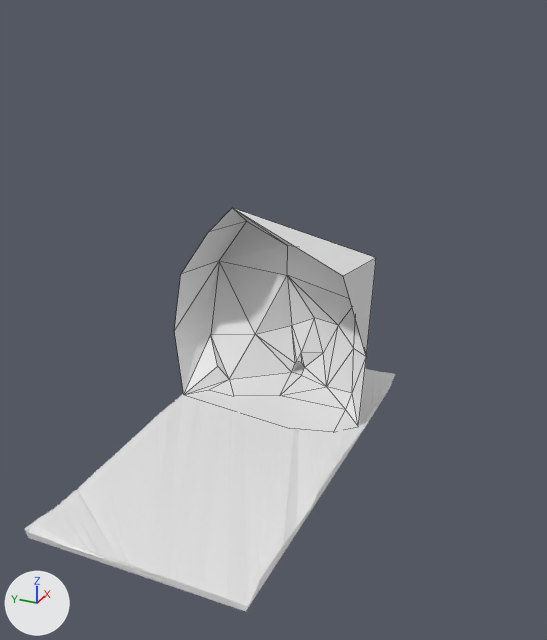
The Blender file assets/models/environment/scenes/seaofmetal/basin_floor.blend, before and after one commit.
Camera for both pictures: a 50 mm camera at (-759.0, -389.0, 573.0) aimed at (33.0, -33.0, 176.0). Arrows for +X, +Y and +Z are at lower left; the lights stay in place. Mesh edges are drawn as thin lines on the coarser meshes.

In view in the first picture: 'basinFloor', 'beach'.
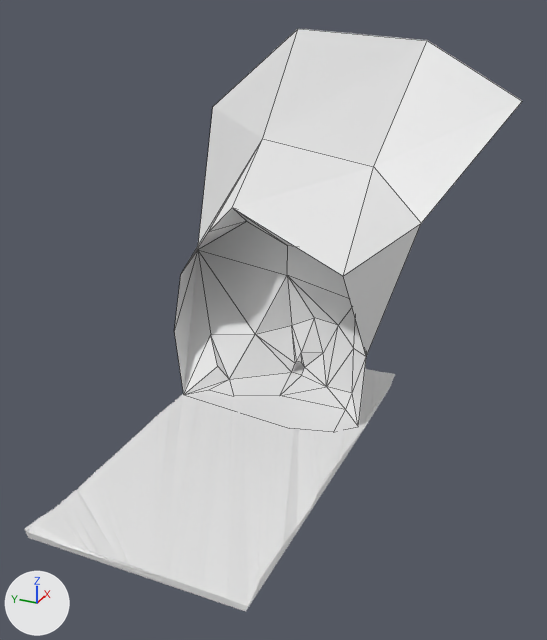
Where the change shows, as pixel boxes [x1, y1, x2, y2] in the pictures (547 x 640 px):
'beach', reshaped (72% wider, 80% taller)
    before: [174, 208, 376, 430]
    after: [174, 29, 522, 430]
part 1 of me_cube_001, built on
    before: [174, 221, 284, 392]
    after: [174, 29, 522, 392]

Patch to the scene script:
```diff
--- a/assets/models/environment/scenes/seaofmetal/basin_floor.blend.py
+++ b/assets/models/environment/scenes/seaofmetal/basin_floor.blend.py
@@ me_cube_001 @@
 me_cube_001.from_pydata(...)  # 38 vertices, 51 faces; spans x -48.0..130.0, y -132.0..160.0, z 5.0..280.0
 # used by ob_beach; location = (100.0, 0.0, 0.0)
 # verts and faces of me_cube_001; kept vertices keep their numbers, new ones are numbered from 38
 # before: 12 (130.0, 148.0, 163.0) at pixel (219, 260), 30 (23.0, -129.0, 102.0) at pixel (366, 356), 34 (26.0, 157.0, 175.0) at pixel (180, 274), 35 (21.0, 105.0, 248.0) at pixel (208, 232), 36 (40.0, 77.0, 280.0) at pixel (232, 207)
 # before: 37 (-35.0, -112.0, 237.0) at pixel (343, 276)
+# me_cube_001 part 1
+verts[12] = (166.0, 208.0, 161.0)  # moved, pixel (197, 249)
+verts[38] = (140.0, 77.0, 356.0)  # pixel (262, 138)
+verts[39] = (156.0, -86.0, 328.0)  # pixel (373, 166)
+verts[40] = (95.0, -172.0, 274.0)  # pixel (421, 223)
+verts[41] = (286.0, 237.0, 370.0)  # pixel (212, 106)
+verts[42] = (236.0, 64.0, 500.0)  # pixel (298, 28)
+verts[43] = (274.0, -119.0, 486.0)  # pixel (427, 40)
+verts[44] = (219.0, -265.0, 419.0)  # pixel (522, 101)
+faces += [(36, 37, 39, 38), (35, 36, 38), (34, 35, 38), (12, 34, 38), (30, 40, 37), (37, 40, 39)]
+faces += [(39, 40, 44, 43), (12, 38, 42, 41), (38, 39, 43, 42)]
```
